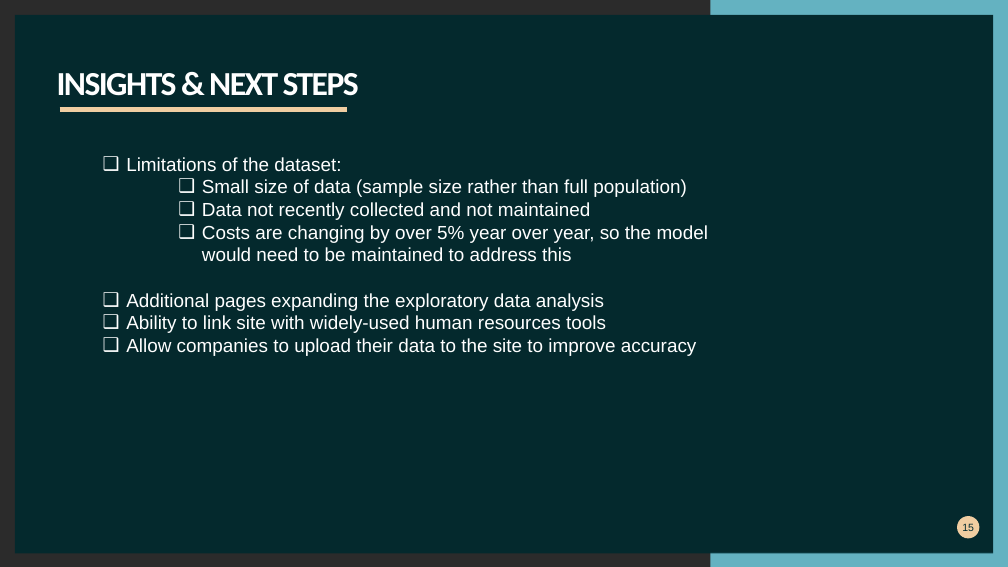
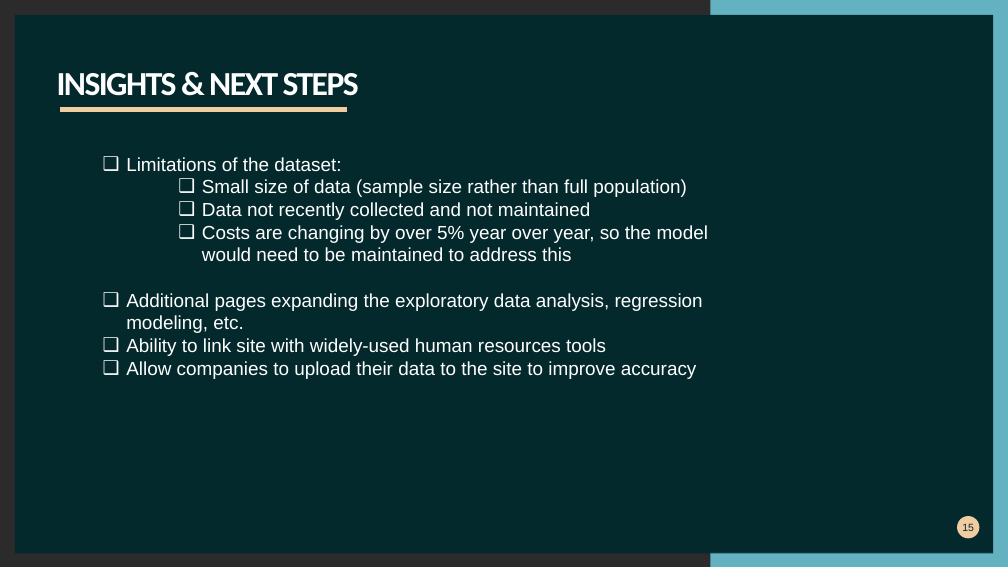
Before and after one commit to khutula/Medical-Insurance-Costs, a slide deck: slide 15 of documents/Medical Insurance Cost.pptx. Drawn at 1008x567 pixels with LibreOffice and Linux fonts; fonts in the diff are those of the drawing; background and template pictures are left out; a plain dark background stands for a picture behind light text. Boxes give left, top, right and bottom in pixels: in the first picture for what was removed or moved away, otherwise in the second. Text is boxed around its words. In the diff, an @@ line names an element or a change of style, - is before the commit and + after.

Commit message:
minor change

```diff
--- a/documents/Medical Insurance Cost.pptx
+++ b/documents/Medical Insurance Cost.pptx
@@ text at (126, 293, 703, 333): text changed @@
-❑ Additional pages expanding the exploratory data analysis
+❑ Additional pages expanding the exploratory data analysis, regression modeling, etc.
```
Also in this commit, not shown: 2 other slides changed.
